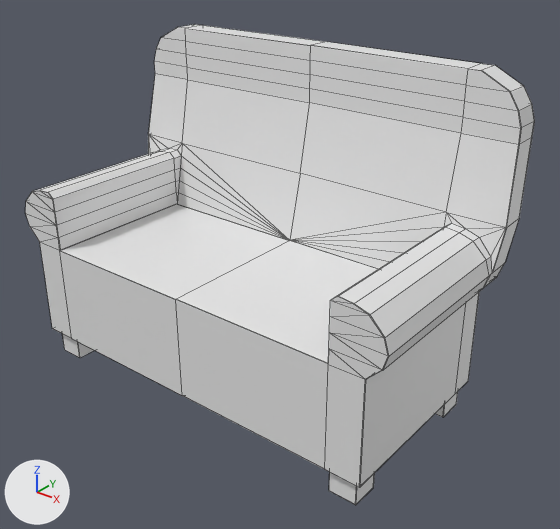
An edit to the FBX model Assets/Furniture/Chair3.fbx, drawn before and after from the same camera.
Rendered twice from a 50 mm lens placed at (3.27, -3.87, 3.34), pointed at (0.2, -0.03, 0.95). Lighting does not change. The marker at lower left points along +X, +Y and +Z. Mesh edges are drawn as thin lines. Where no turn or scale is listed for an object, it has been applied to the vertices.

The older version as bpy lines, for what is in view:
```python
me_cube_001 = bpy.data.meshes.new('Cube.001')
me_cube_001.from_pydata(...)  # 340 vertices, 384 faces; spans x -1.61..1.61, y -0.85..0.76, z 0.0..2.36
ob_chair2 = bpy.data.objects.new('Chair2', me_cube_001)
ob_chair2.location = (0.0, 0.0, 0.0)
```
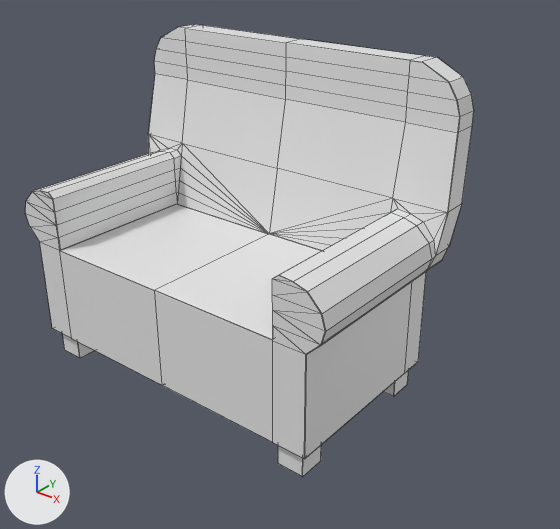
The newer file is also rescaled (x1.5), turned or shifted as a whole; pictures and numbers use the older file's frame.

What differs and where, as boxes [x1, y1, x2, y2] in the pictures (560 x 529 px; the box of a moved part takes in the faces that stretch with it):
'Chair2', reshaped (12% narrower, 6% shorter): before [25, 24, 535, 505]; after [25, 24, 474, 476]
part 1 of me_cube_001, moved or reshaped: before [329, 472, 374, 505]; after [278, 445, 321, 476]
part 2 of me_cube_001, moved or reshaped: before [435, 392, 458, 417]; after [383, 370, 409, 396]
part 3 of me_cube_001, moved or reshaped: before [440, 64, 535, 393]; after [391, 56, 474, 373]
part 4 of me_cube_001, moved or reshaped: before [325, 228, 489, 487]; after [272, 213, 432, 459]
part 5 of me_cube_001, moved or reshaped: before [182, 25, 482, 212]; after [182, 25, 423, 198]
part 6 of me_cube_001, moved or reshaped: before [60, 144, 446, 469]; after [60, 144, 393, 442]

Edits to the bpy script that builds the scene:
```text
Change me_cube_001:
    used by ob_chair2; location = (0.0, 0.0, 0.0)
    remove me_cube_001.from_pydata(...)  # 340 vertices, 384 faces; spans x -1.61..1.61, y -0.85..0.76, z 0.0..2.36
    add me_cube_001.from_pydata(...)  # 340 vertices, 384 faces; spans x -1.61..1.21, y -0.85..0.74, z 0.0..2.36
    me_cube_001 part 1: the loose piece of 24 vertices spanning x 1.2..1.4, y -0.8..-0.6, z 0.01..0.21 is moved by (-0.4, 0.0, 0.0)
    me_cube_001 part 2: the loose piece of 24 vertices spanning x 1.2..1.4, y 0.3..0.5, z 0.0..0.2 is moved by (-0.4, 0.0, 0.0)
    me_cube_001 part 3: 79 of the vertices in x 1.2..1.61, y 0.34..0.74, z 0.2..2.36 are moved by (-0.4, 0.0, 0.0)
    me_cube_001 part 4: 31 of the vertices in x 1.2..1.58, y -0.85, z 0.21..1.4 are moved by (-0.4, 0.0, 0.0)
    me_cube_001 part 5: all 14 vertices in x 0.0, y 0.46..0.76, z 1.45..2.36 are moved by (-0.2, -0.02, 0.0)
    me_cube_001 part 6: all 10 vertices in x 0.0, y -0.85..0.54, z 0.2..0.96 are moved by (-0.2, 0.0, 0.0)
```
